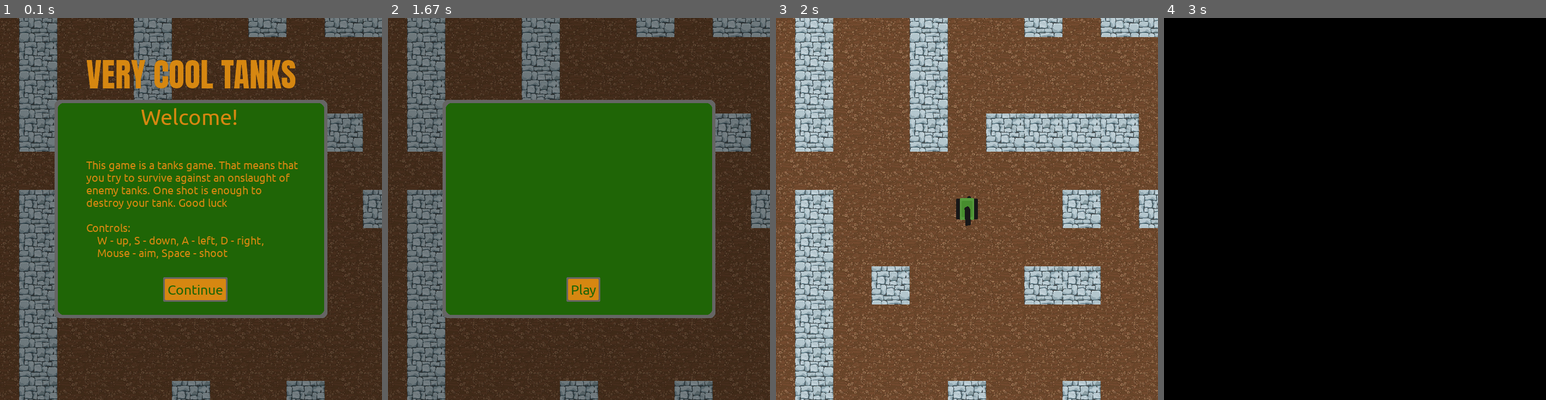
Above: before the commit, frames 1-4 (left to right).
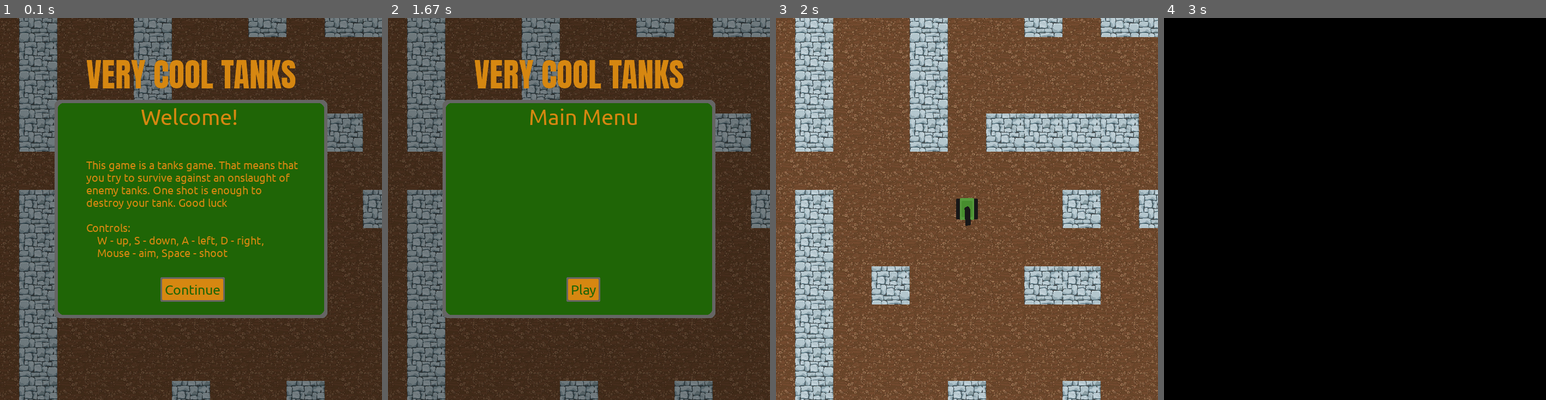
Above: after the commit, the same moments.

Repository: Camleaf/ICS3U
Game: pygame game, started from U3/main.py
The game is run twice, just before and just after one commit, with the same random seed, the same clock (stepped at 60 frames per second) and the same inputs.
Inputs (mouse positions are in pixels of both pictures, inside the frame that each line leads up to):
- Up to frame 1 (0.1 s): no input
- Up to frame 2 (1.67 s): tap Space at 0.33 s; click (571, 254) at 0.72 s; hold A 1-1.53 s; click (582, 289) at 1.62 s
- Up to frame 3 (2 s): click (970, 289) at 1.95 s
- Up to frame 4 (3 s): hold Q 2.23-2.7 s; hold S 2.23-2.7 s; move the mouse to (1408, 239) at 2.27 s

The runs differ from the first frame. In frame 1, 0.3% of the frame differs, in the area x 42-60%, y 67-75%; in frame 2, 2.9%, in the area x 22-78%, y 11-28%; in frame 3, less than 0.1%; in frame 4, nothing differs.

Commit message:
Add some more screens and put all main game elements into a container for class references stuff

Diff:
--- a/U3/lib/pymenu/pymenu.py
+++ b/U3/lib/pymenu/pymenu.py
@@ -33,9 +33,9 @@
         self.__surf.fill((0,0,0,0))
 
         self.__collidables: dict[objectID, pg.Rect] = {}
-        self.__objects: dict[objectID, __Object] = {}
+        self._objects: dict[objectID, __Object] = {}
         self.__frames: dict[objectID, Any] = {}
-        # objects are held in __objects for recalculations based on hover and data status
+        # objects are held in _objects for recalculations based on hover and data status
         # object rects are held in __collidables for mouse collision purposes
 
     def pack(self, object, position: tuple[float]=(0,0), dimensions: tuple[int]=(0,0),ID = None) -> None:
@@ -48,7 +48,7 @@
                 ID = _create_id(object)
             object: __Object = object
 
-            self.__objects[ID] = object
+            self._objects[ID] = object
             if dimensions != (0,0): # if dimensions are given use them
                 self.__collidables[ID] = pg.Rect(
                     position[0],
@@ -81,7 +81,7 @@
     def mouseInteraction(self, position):
         """Function which handles all mouseclick"""
         for ID in self.__collidables:
-            object = self.__objects[ID]
+            object = self._objects[ID]
             collidable = self.__collidables[ID]
 
             if object.type == "label": continue
@@ -95,14 +95,15 @@
                 continue
 
             if object.type == "func":
-                print(*self.__objects[ID]._args)
-                if not self.__objects[ID]._func(*self.__objects[ID]._args): # if the function returns false, it means it should not update the surface
+                print(*self._objects[ID]._args)
+                ret = self._objects[ID]._func(*self._objects[ID]._args)
+                if not ret and ret is not None: # if the function returns false, it means it should not update the surface, however if it is none it should by default update
                     return
             elif object.type == "val":
-                self.__objects[ID].activated = True if not self.__objects[ID].activated else False
+                self._objects[ID].activated = True if not self._objects[ID].activated else False
             elif object.type == "textbox":
-                self.__objects[ID].activated = True
-                self.__objects[ID].cursor_pos = len(object.text)-1
+                self._objects[ID].activated = True
+                self._objects[ID].cursor_pos = len(object.text)-1
             self.update_surf(ID)
 
 
@@ -110,58 +111,58 @@
     def keyboardInteraction(self, key):
         """Function which handles all keyboard interactions with objects"""
 
-        for ID in self.__objects:
-            object = self.__objects[ID]
+        for ID in self._objects:
+            object = self._objects[ID]
             if object.type != "textbox": continue
             if not object.activated: continue
 
             new_text = object.text[:object.cursor_pos+1] + key + object.text[object.cursor_pos+1:]
             if key == "\x08":
                 if len(object.text) != 0:
-                    self.__objects[ID].text = object.text[:object.cursor_pos] + object.text[object.cursor_pos+1:]
-                    self.__objects[ID].cursor_pos -= 1
+                    self._objects[ID].text = object.text[:object.cursor_pos] + object.text[object.cursor_pos+1:]
+                    self._objects[ID].cursor_pos -= 1
             elif key == "\r":
-                self.__objects[ID].activated = False
+                self._objects[ID].activated = False
             elif key == "lspr":
-                self.__objects[ID].cursor_pos -= 1
-                if self.__objects[ID].cursor_pos != 0:
-                    self.__objects[ID].cursor_pos %= len(object.text)
+                self._objects[ID].cursor_pos -= 1
+                if self._objects[ID].cursor_pos != 0:
+                    self._objects[ID].cursor_pos %= len(object.text)
             elif key == "rspr":
-                self.__objects[ID].cursor_pos += 1
-                if self.__objects[ID].cursor_pos != 0:
-                    self.__objects[ID].cursor_pos %= len(object.text)
+                self._objects[ID].cursor_pos += 1
+                if self._objects[ID].cursor_pos != 0:
+                    self._objects[ID].cursor_pos %= len(object.text)
             elif object.input_type == "num" and key in "1234567890":
 
-                self.__objects[ID].text = new_text
-                self.__objects[ID].cursor_pos += len(key)
+                self._objects[ID].text = new_text
+                self._objects[ID].cursor_pos += len(key)
             elif object.input_type == "all":
 
-                self.__objects[ID].text = new_text
-                self.__objects[ID].cursor_pos += len(key)
+                self._objects[ID].text = new_text
+                self._objects[ID].cursor_pos += len(key)
             self.update_surf(ID)
 
-    def update_surf(self, ID):
+    def update_surf(self, ID,bg_color:int=(0,0,0,0)):
         collidable = self.__collidables[ID]
         orig_coords = collidable.topleft
-        pg.draw.rect(self.__surf, self.transparency_key, collidable)
-        self.__objects[ID].render()
-        self.__collidables[ID] = self.__objects[ID]._image.get_rect()
+        pg.draw.rect(self.__surf, bg_color, collidable)
+        self._objects[ID].render()
+        self.__collidables[ID] = self._objects[ID]._image.get_rect()
         self.__collidables[ID].topleft = orig_coords
-        self.__surf.blit(self.__objects[ID]._image,collidable)
+        self.__surf.blit(self._objects[ID]._image,collidable)
 
 
     def update_stat(self,ID,activated:bool=None,text:str=None, command=None, args:tuple[Any]=None, image_path:str=None):
         """A function to update all default values that can be stored in Object class. For use by user"""
         if activated is not None:
-            self.__objects[ID].activated = activated
+            self._objects[ID].activated = activated
         if text is not None:
-            self.__objects[ID].text = text
+            self._objects[ID].text = text
         if command is not None:
             if not callable(command):
                 raise Exception(f"Value {command} is not a callable method. Try removing the brackets from the passed function")
-            self.__objects[ID]._func = command
+            self._objects[ID]._func = command
         if args is not None:
-            self.__objects[ID]._args = args
+            self._objects[ID]._args = args
 
         if image_path is not None:
             if '/' in image_path and '\\' in image_path:
@@ -170,12 +171,12 @@
                 image_path.split('/')
             elif '\\' in image_path:
                 image_path.split('\\')
-            self.__objects[ID].image_path = os.path.join(*image_path)
+            self._objects[ID].image_path = os.path.join(*image_path)
 
     def return_state(self, ID:str):
         """Returns the default state vars of the object with a given ID"""
         state_export = Empty()
-        object = self.__objects[ID]
+        object = self._objects[ID]
         state_export.activated = object.activated
         state_export.text = object.text
         state_export.command = object._func
@@ -188,7 +189,7 @@
 
         self.__frames[ID] = { # if inheritance issues show up just put copies on everything
             "collidables" : self.__collidables, #{x:self.__collidables[x] for x in self.__collidables},
-            "objects" : self.__objects, #{x:self.__objects[x] for x in self.__objects},
+            "objects" : self._objects, #{x:self._objects[x] for x in self._objects},
             "surface": self.__surf
         }
         if flush:
@@ -205,8 +206,9 @@
             raise Exception(f"No frame ID {ID} exists")
         frame = self.__frames[ID]
         self.__collidables = frame['collidables']
-        self.__objects = frame['objects']
+        self._objects = frame['objects']
         self.__surf = frame['surface']
+        return False
 
 
     def flush(self):
@@ -215,7 +217,7 @@
         self.__surf.fill((0,0,0,0))
 
         self.__collidables: dict[objectID, pg.Rect] = {}
-        self.__objects: dict[objectID, __Object] = {}
+        self._objects: dict[objectID, __Object] = {}
 
 
     def surface(self):
--- a/U3/main.py
+++ b/U3/main.py
@@ -22,100 +22,132 @@
 
 # init pygame
 pg.init()
-
+clock = pg.time.Clock()
 # functions for menu
 
-class PauseControl:
+
+
+# classes
+class Container:
+    """Acts as a container which keep state between game objects when they are passed between files"""
+
     def __init__(self):
+        self.refresh_state()
+
+    def refresh_state(self):
+        """Used for initalizing a game state, such as on game start or when going to main menu"""
+
+        self.game_end = False
         self.interrupt_menu_active = True
+        self.screen = Screen(DISPLAY_BASE,DISPLAY_HEIGHT, GAME_BASE, GAME_HEIGHT)
+        self.walls = Walls(GAME_BASE,GAME_HEIGHT, DISPLAY_BASE, DISPLAY_HEIGHT)
+        self.player = Player(40,40,DISPLAY_BASE, DISPLAY_HEIGHT, GAME_BASE, GAME_HEIGHT)
+        self.player_container = Create_Container(self.player)
+        self.enemies = Enemies(5,40,40,GAME_BASE, GAME_HEIGHT,DISPLAY_BASE, DISPLAY_HEIGHT, self.walls, self.player.camera_x, self.player.camera_y, 5)
+        self.player.create_magazine(self.walls)
+        self.in_range_walls = threading.Thread(target = self.player.get_in_range_walls, args = (self.walls,))
+        self.in_range_walls.daemon = True
+        self.in_range_walls.start()
+
     def time_control(self, on_off:bool):
+        """Used for pausing and unpausing the game"""
         if on_off:
             self.interrupt_menu_active = True
         else:
             self.interrupt_menu_active = False
-pause_control = PauseControl()
 
+    def end_game(self):
+        self.game_end = True
+        self.interrupt_menu_active = True
+        self.player.is_alive = False
+        time.sleep(0.1)
 
-# classes
-screen = Screen(DISPLAY_BASE,DISPLAY_HEIGHT, GAME_BASE, GAME_HEIGHT)
-clock = pg.time.Clock()
-
-walls = Walls(GAME_BASE,GAME_HEIGHT, DISPLAY_BASE, DISPLAY_HEIGHT)
-player = Player(40,40,DISPLAY_BASE, DISPLAY_HEIGHT, GAME_BASE, GAME_HEIGHT)
-player_container = Create_Container(player)
-enemies = Enemies(5,40,40,GAME_BASE, GAME_HEIGHT,DISPLAY_BASE, DISPLAY_HEIGHT, walls, player.camera_x, player.camera_y, 15)
-player.create_magazine(walls)
-menu = Menu(GAME_BASE, GAME_HEIGHT, pause_control)
+c = Container()
+menu = Menu(GAME_BASE, GAME_HEIGHT, c)
 
 # Threads
-in_range_walls = threading.Thread(target = player.get_in_range_walls, args = (walls,))
-in_range_walls.start()
+
 
 # define the camera. will continuosly update as a result of inheritance from player
 
-camera_x = player.camera_x
-camera_y = player.camera_y
-game_end = False
+camera_x = c.player.camera_x
+camera_y = c.player.camera_y
 
 # mainloop
 frames_num = 1
 tick = 0
 player_shot_cooldown = 0
+menu_input_timer = 0
 
 while True:
 
     for event in pg.event.get():
         if event.type == QUIT:
-            player.is_alive = False
+            c.player.is_alive = False
             pg.quit()
             sys.exit()
         if event.type == pg.MOUSEBUTTONDOWN:
-            menu.window.mouseInteraction(pg.mouse.get_pos())
+            if c.interrupt_menu_active:
+                menu.window.mouseInteraction(pg.mouse.get_pos())
         # If i end up needing text I'll add it then
+        if event.type == pg.KEYDOWN:
+
+            key = event.dict['unicode']
+            if not c.game_end:
+                if key in ('\x1b'):
+                    if menu.current_frame == "pause":
+                        menu.switch_frame('ingame')
+                        c.time_control(False)
+                    elif menu.current_frame == 'ingame':
+                        menu.switch_frame('pause')
+                        c.time_control(True)
 
 
 
 
-
-    screen.fill(BLACK)
+    c.screen.fill(BLACK)
 
     if keys_pressed := pg.key.get_pressed():
 
 
         x_vector = 0
         y_vector = 0
+        if not c.interrupt_menu_active and not c.game_end:
+            if keys_pressed[pg.K_a]:
+                x_vector -= 2.5
 
-        if keys_pressed[pg.K_a]:
-            x_vector -= 2.5
+            if keys_pressed[pg.K_d]:
+                x_vector += 2.5
+            if keys_pressed[pg.K_w]:
+                y_vector -= 2.5
+            if keys_pressed[pg.K_s]:
+                y_vector += 2.5
+            if keys_pressed[pg.K_q]:
+                time.sleep(10)
+            if keys_pressed[pg.K_SPACE]:
 
-        if keys_pressed[pg.K_d]:
-            x_vector += 2.5
-        if keys_pressed[pg.K_w]:
-            y_vector -= 2.5
-        if keys_pressed[pg.K_s]:
-            y_vector += 2.5
-        if keys_pressed[pg.K_q]:
-            time.sleep(10)
-        if keys_pressed[pg.K_SPACE]:
-
-            if player_shot_cooldown > 20:
-                player_shot_cooldown = 0
-                player.fire()
+                if player_shot_cooldown > 20:
+                    player_shot_cooldown = 0
+                    c.player.fire()
 
 
 
 
-    if not pause_control.interrupt_menu_active:
-        player.move(x_vector,y_vector, enemies.units)
-        enemies.check_shots(tick)
-        player.magazine.update_bullets(enemies,player)
-        enemies.move(player)
+
+    if not c.interrupt_menu_active and not c.game_end:
+        c.player.move(x_vector,y_vector, c.enemies.units)
+        c.enemies.check_shots(tick)
+        c.player.magazine.update_bullets(c.enemies,c.player)
+        c.enemies.move(c.player)
     # run all the time
-    screen.render(player, player_container, walls, enemies, menu)
-
-    if not player.is_alive:
-        game_end = True
-        enemies.end_game()
+    c.screen.render(c.player, c.player_container, c.walls, c.enemies, menu)
+    if not c.game_end:
+        if not c.player.is_alive:
+            c.game_end = True
+            menu.end_game(False)
+        elif len(c.enemies.units) == 0:
+            c.game_end = True
+            menu.end_game(True)
 
 
     pg.display.flip()
@@ -127,4 +159,6 @@
         frames_num += 1
     tick += 1
     tick %= 60
+    if menu_input_timer < 11:
+        menu_input_timer += 1
     clock.tick(60)
--- a/U3/utils/enemies/enemy.py
+++ b/U3/utils/enemies/enemy.py
@@ -3,7 +3,7 @@
 import pygame as pg
 from ..display.colours import *
 from .enemy_turret import Turret
-import sys, heapq, math, copy, threading, numpy, time
+import sys, heapq, math, copy, threading, time
 
 class Enemy:
     """The individual class for each enemy
--- a/U3/utils/enemies/main.py
+++ b/U3/utils/enemies/main.py
@@ -174,12 +174,6 @@
                     temp.append(0)
             self.grid.append(temp)
 
-    def end_game(self):
-        for unit in self.units:
-            # when game end is True, it only turns off shooting => I want them to swarm around the player after death just not shoot
-            unit.game_end = True
-            unit.activated = True
-
     def check_shots(self, tick):
         for unit in self.units:
             if unit.activated:
--- a/U3/utils/menu/frames.py
+++ b/U3/utils/menu/frames.py
@@ -18,17 +18,23 @@
     background = mu.Background(window, width=GAME_BASE, height=GAME_HEIGHT, border_width=3, corner_radius=2,background_color=BLACK,border_color=BLACK,alpha=100)
     window.pack(background, (0,0))
 
+
+
     background = mu.Background(window, width=500, height=400, border_width=6, corner_radius=10,background_color=VERY_DARK_PICKLE_GREEN,border_color=OFF_GREY,alpha=255)
     window.pack(background, (100,150))
 
+
+
     grid = mu.Grid(columns=10, rows=10, columnwidth=50,rowheight=50)
 
+
+
     window.set_font_file(os.path.join(f'{os.getcwd()}','assets','titleFont.ttf')) # switch to title font for the title
-
     label = mu.Label(window, "VERY COOL TANKS", width=1000, text_size=60, text_color=LIGHT_ORANGE,background_alpha=0)
     grid.pack(label, row=0, column=1, columnspan=8, ID="Title")
+    window.set_font_file(os.path.join(f'{os.getcwd()}','assets','gameFont.ttf'))
 
-    window.set_font_file(os.path.join(f'{os.getcwd()}','assets','gameFont.ttf'))
+
 
     label = mu.Label(window, "Welcome!", width=200, text_size=40, border_width=0, text_color=LIGHT_ORANGE, background_alpha=0)
     grid.pack(label, row=2, column=3, columnspan=8, ID="WelcomeLabel")
@@ -43,11 +49,13 @@
     grid.pack(label,row=4,column=1,columnspan=8, ID="DescriptionText")
 
     button = mu.Button(window, "Continue", command=menu.switch_frame, args=("main",), width=-1, text_size=25, border_width=3, corner_radius=2, border_color=OFF_GREY, background_color=LIGHT_ORANGE, text_color=VERY_DARK_PICKLE_GREEN)
-    window.pack(button, (299,475), ID="ContinueButton") # I did this one manually because of the custom width fit
+    window.pack(button, (294,475), ID="ContinueButton") # I did this one manually because of the custom width fit
 
 
+    # pack the grid into the frame and then save the frame
     window.pack(grid, (100,50))
     window.save_frame("welcome",flush=True)
+
 
 
 
@@ -62,9 +70,77 @@
 
     grid = mu.Grid(columns=10, rows=10, columnwidth=50,rowheight=50)
 
+
+    window.set_font_file(os.path.join(f'{os.getcwd()}','assets','titleFont.ttf')) # switch to title font for the title
+    label = mu.Label(window, "VERY COOL TANKS", width=1000, text_size=60, text_color=LIGHT_ORANGE,background_alpha=0)
+    grid.pack(label, row=0, column=1, columnspan=8, ID="Title")
+    window.set_font_file(os.path.join(f'{os.getcwd()}','assets','gameFont.ttf'))
+
+
+    label = mu.Label(window, "Main Menu", width=300, text_size=40, border_width=0, text_color=LIGHT_ORANGE, background_alpha=0)
+    grid.pack(label, row=2, column=3, columnspan=8, ID="WelcomeLabel")
+
+
+
+
     button = mu.Button(window, "Play", command=menu.enter_game, args=tuple(), width=-1, text_size=25, border_width=3, corner_radius=2, border_color=OFF_GREY, background_color=LIGHT_ORANGE, text_color=VERY_DARK_PICKLE_GREEN)
     window.pack(button, (327,475), ID="Playbutton")
 
 
     window.pack(grid, (100,50))
     window.save_frame("main", flush=True)
+
+
+
+
+
+
+    ### Pause game screen
+
+    background = mu.Background(window, width=GAME_BASE, height=GAME_HEIGHT, border_width=3, corner_radius=2,background_color=BLACK,border_color=BLACK,alpha=100)
+    window.pack(background, (0,0))
+
+
+    grid = mu.Grid(columns=10, rows=10, columnwidth=50,rowheight=50)
+
+    window.set_font_file(os.path.join(f'{os.getcwd()}','assets','titleFont.ttf')) # switch to title font for the title
+    label = mu.Label(window, "VERY COOL TANKS", width=1000, text_size=60, text_color=LIGHT_ORANGE,background_alpha=0)
+    grid.pack(label, row=0, column=1, columnspan=8, ID="Title")
+    window.set_font_file(os.path.join(f'{os.getcwd()}','assets','gameFont.ttf'))
+
+
+    button = mu.Button(window, "Resume Game", command=menu.enter_game, args=tuple(), width=-1, text_size=25, border_width=3, corner_radius=3, border_color=OFF_GREY, background_color=VERY_DARK_PICKLE_GREEN, text_color=LIGHT_ORANGE)
+    window.pack(button, (269,250), ID="Playbutton")
+
+
+    button = mu.Button(window, "Main Menu", command=menu.restart_game, args=tuple(), width=-1, text_size=25, border_width=3, corner_radius=3, border_color=OFF_GREY, background_color=VERY_DARK_PICKLE_GREEN, text_color=LIGHT_ORANGE)
+    window.pack(button, (288,350), ID="Menubutton")
+
+
+    window.pack(grid, (100,50))
+    window.save_frame("pause", flush=True)
+
+
+
+    ### End game
+
+    background = mu.Background(window, width=GAME_BASE, height=GAME_HEIGHT, border_width=3, corner_radius=2,background_color=BLACK,border_color=BLACK,alpha=100)
+    window.pack(background, (0,0))
+
+
+    grid = mu.Grid(columns=10, rows=10, columnwidth=50,rowheight=50)
+
+    window.set_font_file(os.path.join(f'{os.getcwd()}','assets','titleFont.ttf')) # switch to title font for the title
+    label = mu.Label(window, "VERY COOL TANKS", width=1000, text_size=60, text_color=LIGHT_ORANGE,background_alpha=0)
+    grid.pack(label, row=0, column=1, columnspan=8, ID="Title")
+    window.set_font_file(os.path.join(f'{os.getcwd()}','assets','gameFont.ttf'))
+
+
+    label = mu.Label(window, "You WIN!", width=300, text_size=40, text_color=LIGHT_ORANGE, background_alpha=0)
+    grid.pack(label, row=2, column=3, columnspan=8, ID="StatusLabel")
+
+    button = mu.Button(window, "Main Menu", command=menu.restart_game, args=tuple(), width=-1, text_size=25, border_width=3, corner_radius=3, border_color=OFF_GREY, background_color=VERY_DARK_PICKLE_GREEN, text_color=LIGHT_ORANGE)
+    window.pack(button, (288,450), ID="Menubutton")
+
+    window.pack(grid, (100,50))
+    window.save_frame("endgame", flush=True)
--- a/U3/utils/menu/main.py
+++ b/U3/utils/menu/main.py
@@ -9,24 +9,46 @@
 
 class Menu:
     """Menu container which uses Pymenu to create a dynamic menu screen"""
-    def __init__(self, GAME_BASE, GAME_HEIGHT, pause_control):
+    def __init__(self, GAME_BASE, GAME_HEIGHT, container):
 
         self.window = mu.Window(GAME_BASE,GAME_HEIGHT, OFF_GREY)
         self.window.set_font_file(os.path.join(f'{os.getcwd()}','assets','gameFont.ttf'))
         create_frames(self.window,self, GAME_BASE,GAME_HEIGHT)
-        self.pause_control = pause_control
+        self.c = container
+
+        self.current_frame = 'welcome'
 
         self.window.load_frame("welcome")
 
     def switch_frame(self,target_frame):
 
         self.window.load_frame(target_frame)
+        self.current_frame = target_frame
         return False
 
+    def restart_game(self):
+        self.c.refresh_state()
+        return self.switch_frame('main')
+
+
+
     def enter_game(self):
-        self.pause_control.time_control(False)
+        self.c.time_control(False)
         self.switch_frame("ingame")
         return False
+
+    def end_game(self, win):
+        self.c.end_game()
+        self.switch_frame('endgame')
+        print(win)
+        if win:
+            self.update_text('You Win!!!!', 'StatusLabel',(0,0,0,100))
+        else:
+            self.update_text('You Lost...', 'StatusLabel',(0,0,0,100))
+
+    def update_text(self, text:str, ID:str,bg_color:tuple[int]=(0,0,0,0)):
+        self.window.update_stat(ID, text=text)
+        self.window.update_surf(ID, bg_color)
 
     def render(self, DISPLAY: pg.Surface):
         DISPLAY.blit(self.surface())
